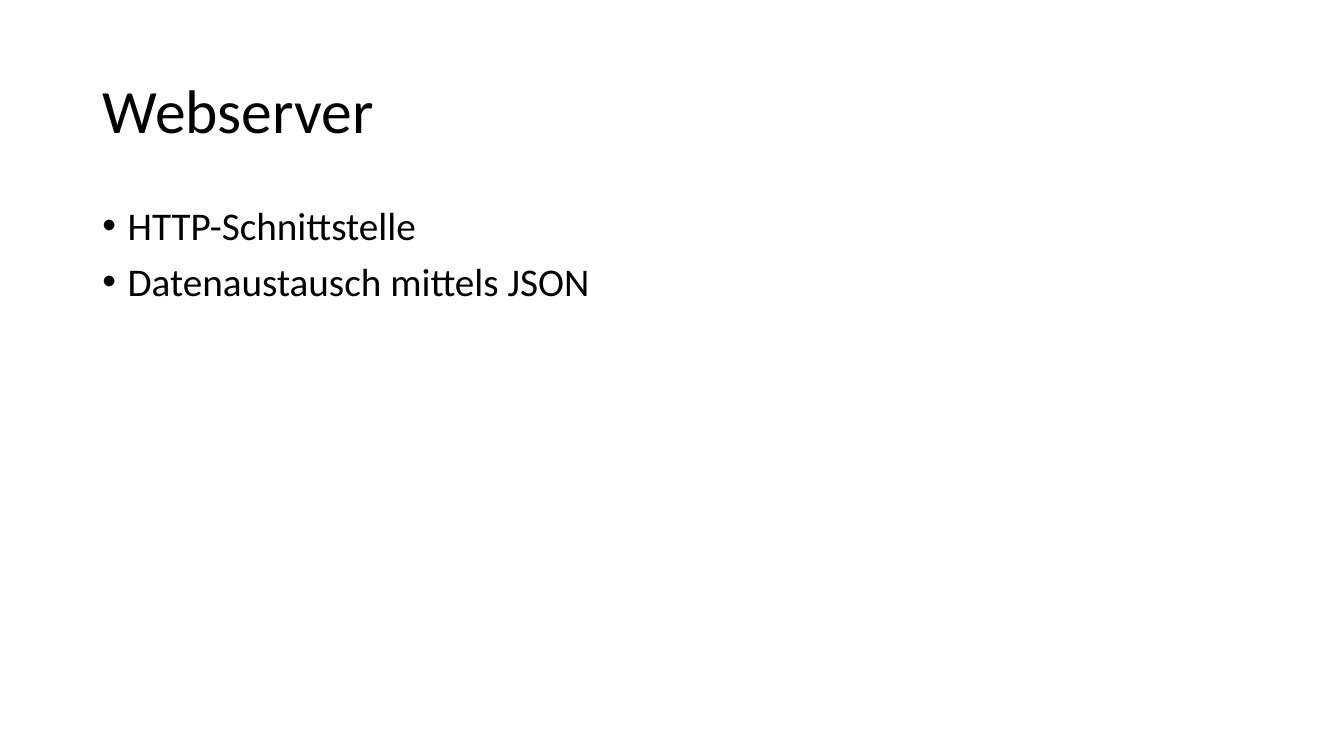
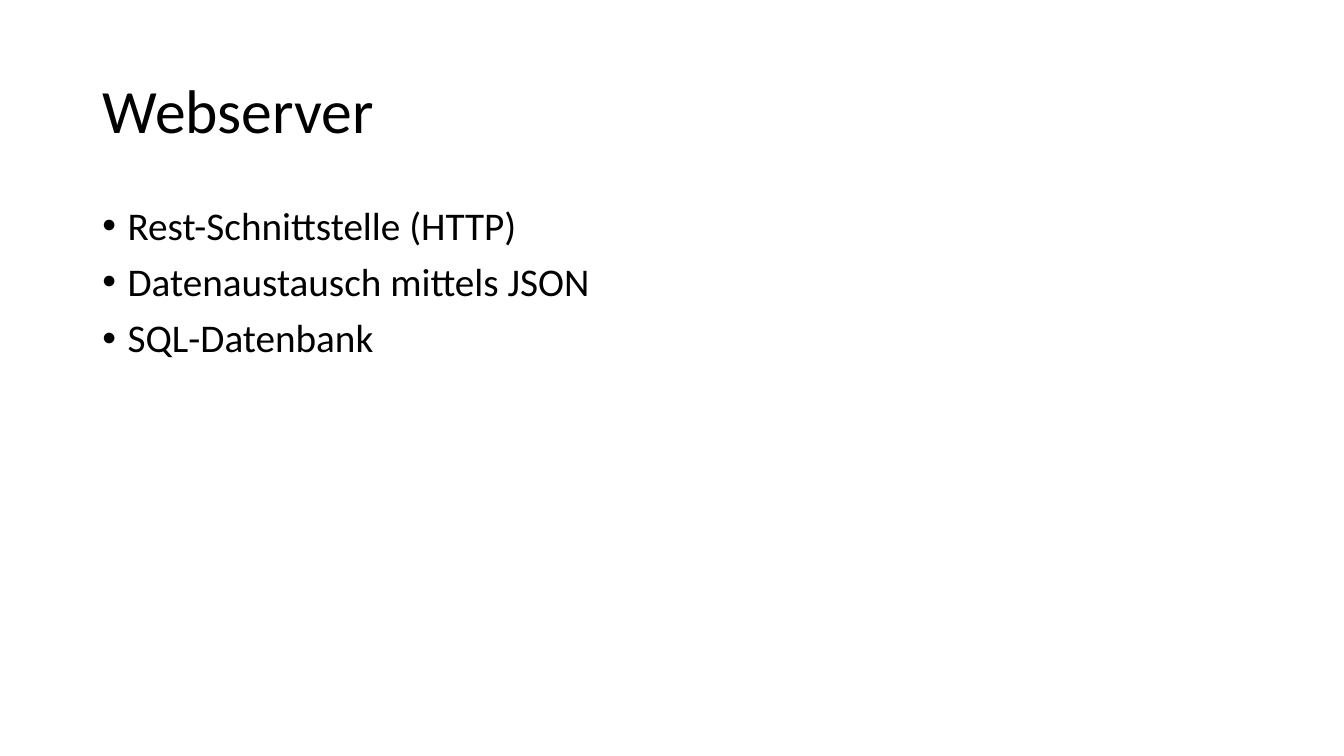
Before and after one commit to kizombaDev/androidApplication, a slide deck: slide 11 of Doku/Präsentation_FriendFinder.pptx (slide 5 before the commit). Drawn at 1344x756 pixels with LibreOffice and Linux fonts; fonts in the diff are those of the drawing. Boxes give left, top, right and bottom in pixels: in the first picture for what was removed or moved away, otherwise in the second. Text is boxed around its words. In the diff, an @@ line names an element or a change of style, - is before the commit and + after.

```diff
--- a/Doku/Präsentation_FriendFinder.pptx
+++ b/Doku/Präsentation_FriendFinder.pptx
@@ text at [128,211,516,246]: text changed @@
-• HTTP-Schnittstelle
+• Rest-Schnittstelle (HTTP)
@@ text at [128,324,374,358]: paragraph added @@
+• SQL-Datenbank
```
Also in this commit, not shown: 6 other slides changed, 10 slides added.
